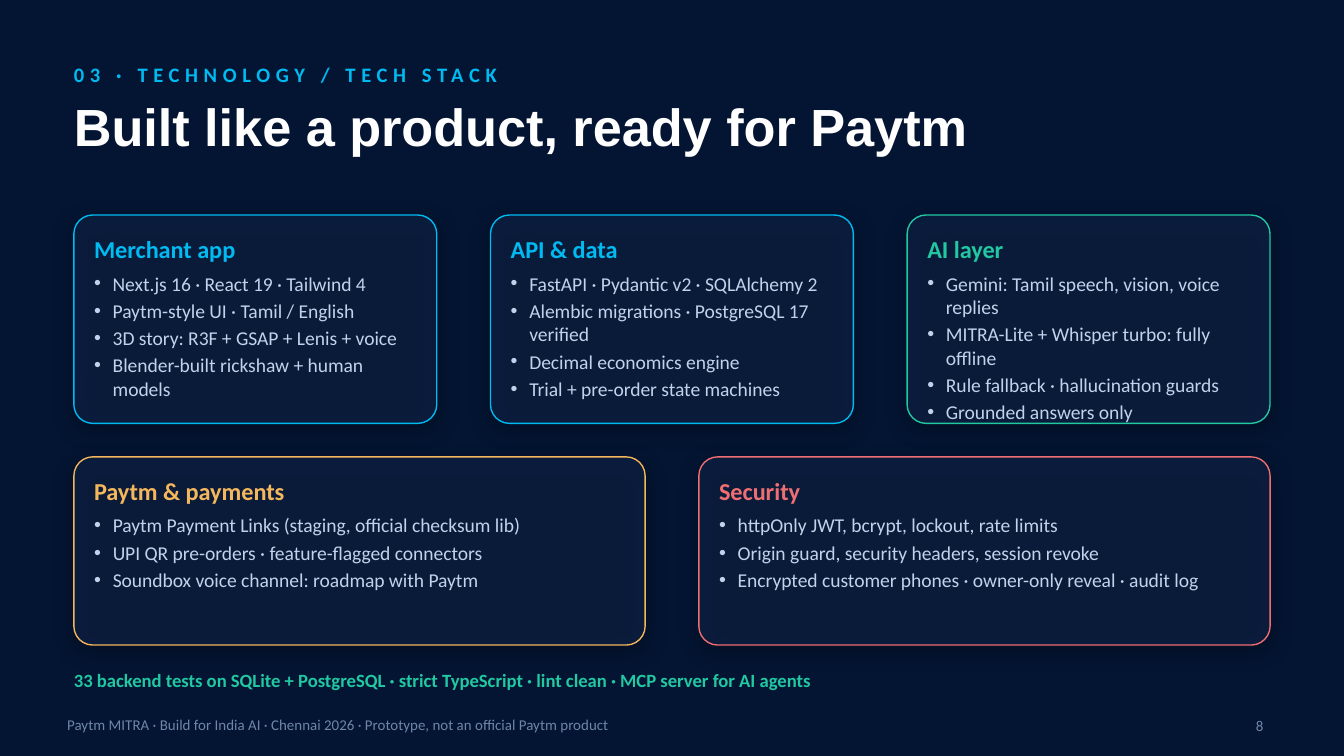
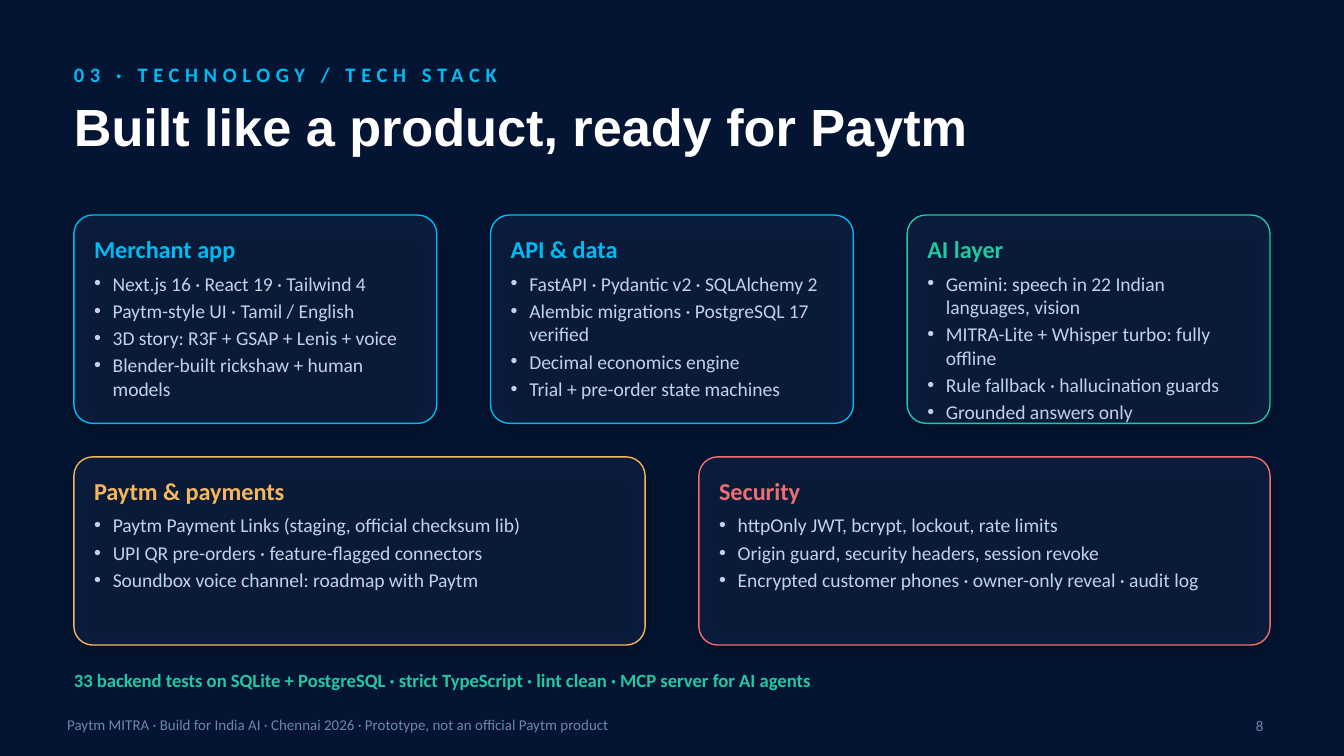
Before and after one commit to johnbosco-j/paytm-mitra, a slide deck: slide 8 of pitch/Paytm_MITRA_Pitch.pptx. Drawn at 1344x756 pixels with LibreOffice and Linux fonts; fonts in the diff are those of the drawing. Boxes give left, top, right and bottom in pixels: in the first picture for what was removed or moved away, otherwise in the second. Text is boxed around its words. In the diff, an @@ line names an element or a change of style, - is before the commit and + after.

```diff
--- a/pitch/Paytm_MITRA_Pitch.pptx
+++ b/pitch/Paytm_MITRA_Pitch.pptx
@@ text at [946, 277, 1165, 318]: text changed @@
-• Gemini: Tamil speech, vision, voice replies
+• Gemini: speech in 22 Indian languages, vision
```
Also in this commit, not shown: 2 other slides changed, 52 other files.
